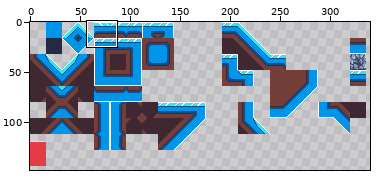
Two versions of one sprite sheet, res/gfx/tileset.png. The first picture is a wide view before the edit; the outline marks the close-up.
Close-up. Before the commit:
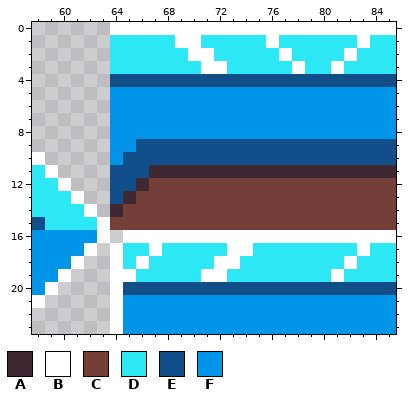
The file is 512x512 pixels. Shown: x 58..85, y 0..23. The wide view leaves out empty margins.
Palette (. is transparent): A #3f2832  B #ffffff  C #743f39  D #2ce8f5  E #124e89  F #0095e9
Pixels before, first column x 58:
 0 ......BBBBBBBBBBBBBBBBBBBBBB
 1 ......DDDDDBBDDDDDBDDDDDDBDD
 2 ......DDDDDDBBDDDDDBDDDDBDDD
 3 ......DDDDDDDBBDDDDDBDDBDDDD
 4 ......EEEEEEEEEEEEEEEEEEEEEE
 5 ......FFFFFFFFFFFFFFFFFFFFFF
 6 ......FFFFFFFFFFFFFFFFFFFFFF
 7 ......FFFFFFFFFFFFFFFFFFFFFF
 8 ......FFFFFFFFFFFFFFFFFFFFFF
 9 ......FFEEEEEEEEEEEEEEEEEEEE
10 B.....FEEEEEEEEEEEEEEEEEEEEE
11 DB....EEEAAAAAAAAAAAAAAAAAAA
12 DDB...EEACCCCCCCCCCCCCCCCCCC
13 DDDB..EACCCCCCCCCCCCCCCCCCCC
14 DDDDB.ACCCCCCCCCCCCCCCCCCCCC
15 EDDDDBCCCCCCCCCCCCCCCCCCCCCC
16 FFFFFB.BBBBBBBBBBBBBBBBBBBBB
17 FFFFB.BDDBDDDDDBBDDDDDDDDBDD
18 FFFB..BDBDDDDDBBDDDDDDDDBDDD
19 FFB...BBDDDDDBBDDDDDDDDBDDDD
20 FB....BEEEEEEEEEEEEEEEEEEEEE
21 B.....BFFFFFFFFFFFFFFFFFFFFF
22 ......BFFFFFFFFFFFFFFFFFFFFF
23 ......BFFFFFFFFFFFFFFFFFFFFF
New version:
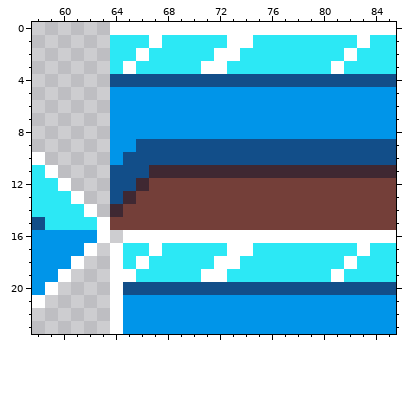
What changed:
y 1: x 67 D -> B; x 69..70 BB -> DD; x 73..74 DD -> BB; x 76 B -> D
y 2: x 66 D -> B; x 70..73 BBDD -> DDBB; x 77 B -> D
y 3: x 65 D -> B; x 78 B -> D
